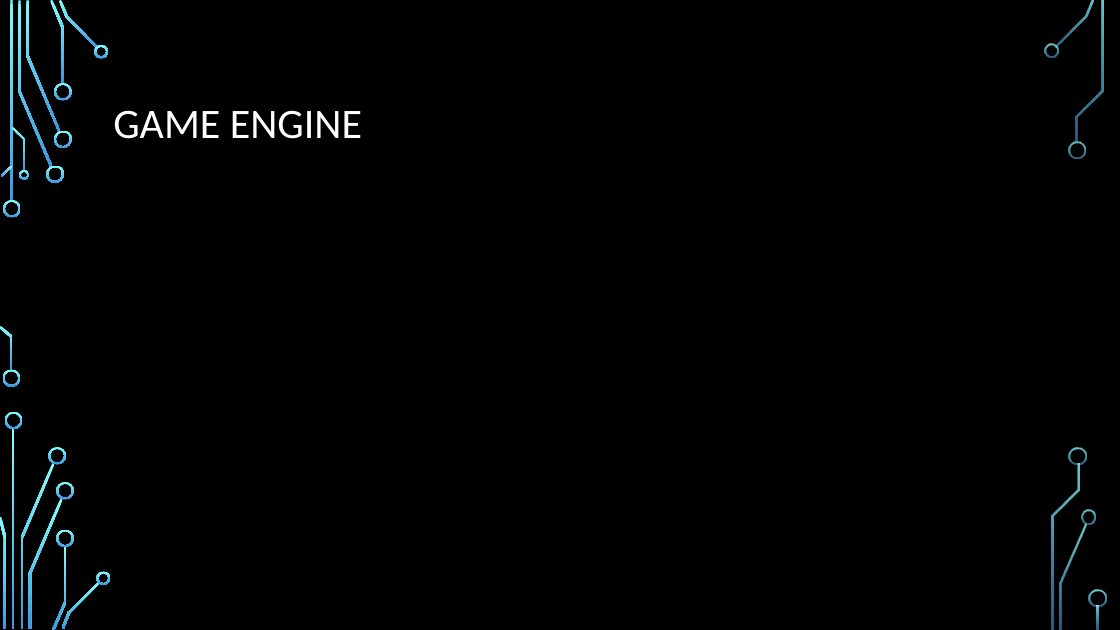
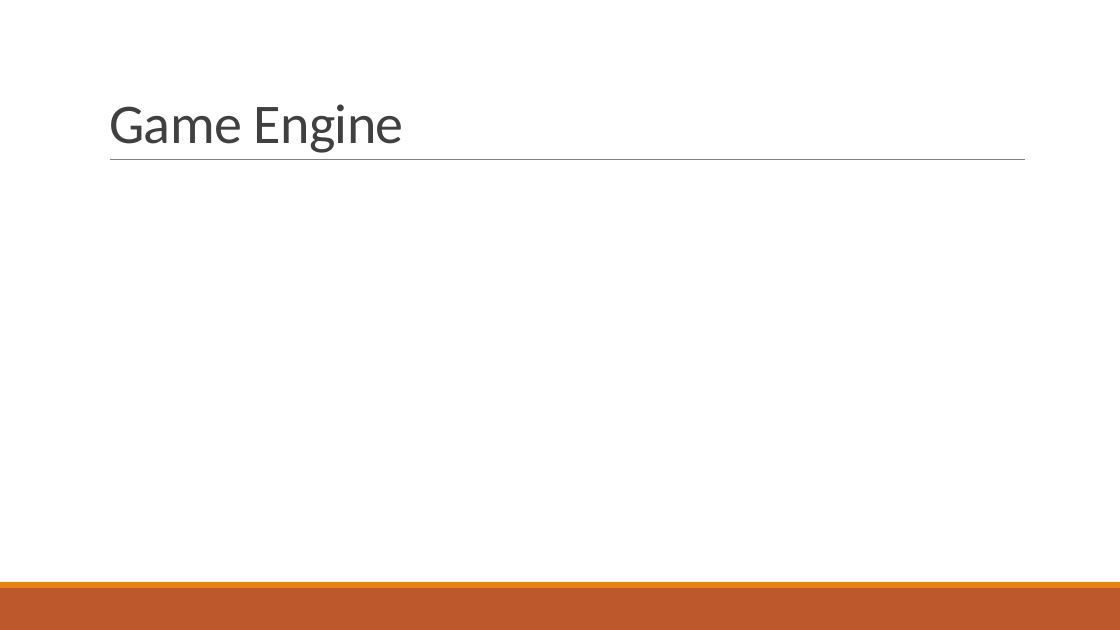
Before and after one commit to stoiveyp/DDDWales2018, a slide deck: slide 12 of Presentation/VoiceAndMore.pptx (slide 11 before the commit). Drawn at 1120x630 pixels with LibreOffice and Linux fonts; fonts in the diff are those of the drawing; background and template pictures are left out. Boxes give left, top, right and bottom in pixels: in the first picture for what was removed or moved away, otherwise in the second. Text is boxed around its words. In the diff, an @@ line names an element or a change of style, - is before the commit and + after.

```diff
--- a/Presentation/VoiceAndMore.pptx
+++ b/Presentation/VoiceAndMore.pptx
@@ background picture (left out) to #FFFFFF @@
@@ title "Game Engine" at box(109, 104, 404, 153): vertical alignment middle to bottom @@
@@ title at box(109, 104, 404, 153): text changed; size 36 to 48 pt; text colour #FFFFFF to #404040 @@
-GAME ENGINE
+Game Engine
@@ line added from (110, 160) to (1026, 160), #808080 0.5 pt @@
@@ rectangle added at box(0, 588, 1120, 630), fill #BD582C @@
@@ rectangle added at box(0, 582, 1120, 588), fill #E48312 @@
@@ group removed at box(0, 0, 1107, 630): 33 freeform shapes, 3 rectangles @@
```
Also in this commit, not shown: 8 other slides changed, 4 slides added, 3 slides removed.
